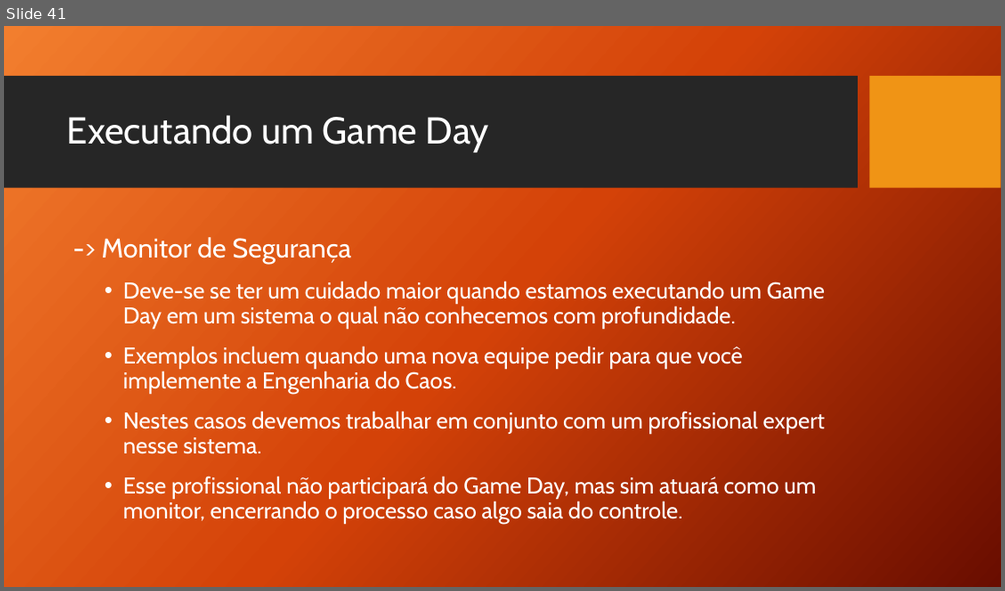
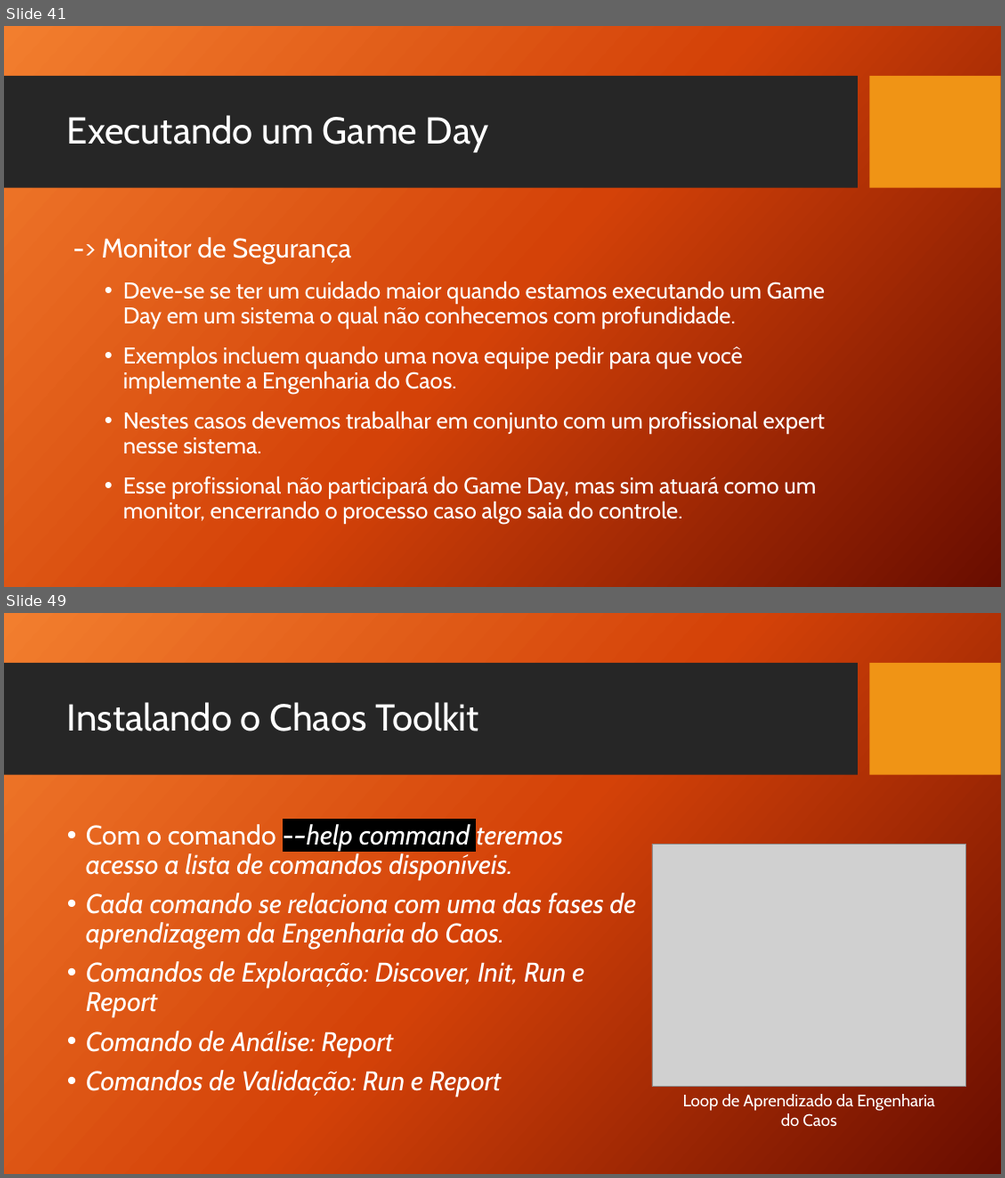
Before and after one commit to TCC-Chaos-Engineering/docs-chaos-engineering, a slide deck: docs/Chaos Engineering - Das Hipoteses aos Testes.pptx. Shown one above the other, each under a label of ours: slide 41 before the commit, slides 41 and 49 after it; the slides between them are not shown. The pictures are 1005x591 and 1005x1178 pixels, drawn with LibreOffice and Linux fonts; fonts in the diff are those of the drawing; grey boxes stand for pictures; background and template pictures are left out. Boxes give left, top, right and bottom in pixels: in the first picture for what was removed or moved away, otherwise in the second. Text is boxed around its words. In the diff, an @@ line names an element or a change of style, - is before the commit and + after.

```diff
--- a/docs/Chaos Engineering - Das Hipoteses aos Testes.pptx
+++ b/docs/Chaos Engineering - Das Hipoteses aos Testes.pptx
@@ slide 49 added at (4,613,1001,1174), background picture (left out); not listed: 2 template elements that a slide beside it also shows @@
@@ title added at (67,702,479,731), 36 pt, text #FFFFFF @@
+Instalando o Chaos Toolkit
@@ text added at (86,824,637,1096), 26 pt, text #FFFFFF, italic @@
+• Com o comando -–help command teremos acesso a lista de comandos disponíveis.
+• Cada comando se relaciona com uma das fases de aprendizagem da Engenharia do Caos.
+• Comandos de Exploração: Discover, Init, Run e Report
+• Comando de Análise: Report
+• Comandos de Validação: Run e Report
@@ picture added at (652,844,966,1086) @@
@@ text added at (683,1094,935,1127), 16 pt, text #FFFFFF @@
+Loop de Aprendizado da Engenharia do Caos
```
Also in this commit, not shown: 2 slides changed, 9 other slides added.
